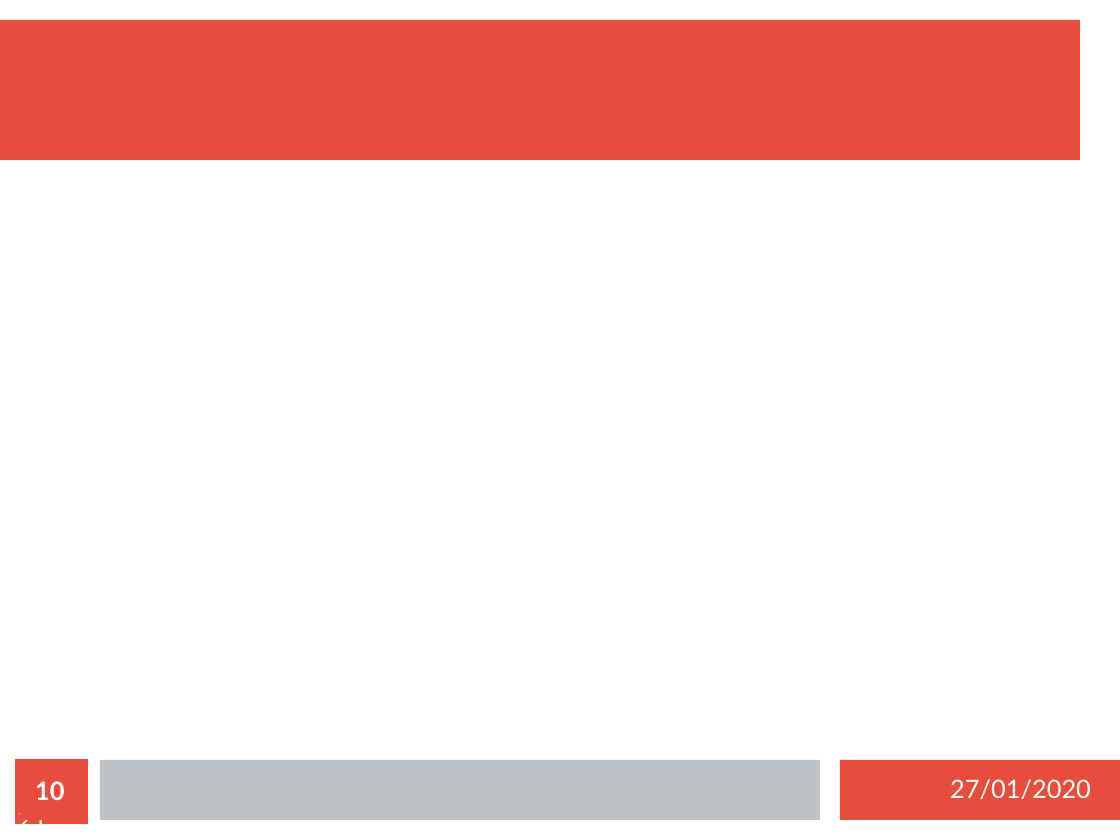
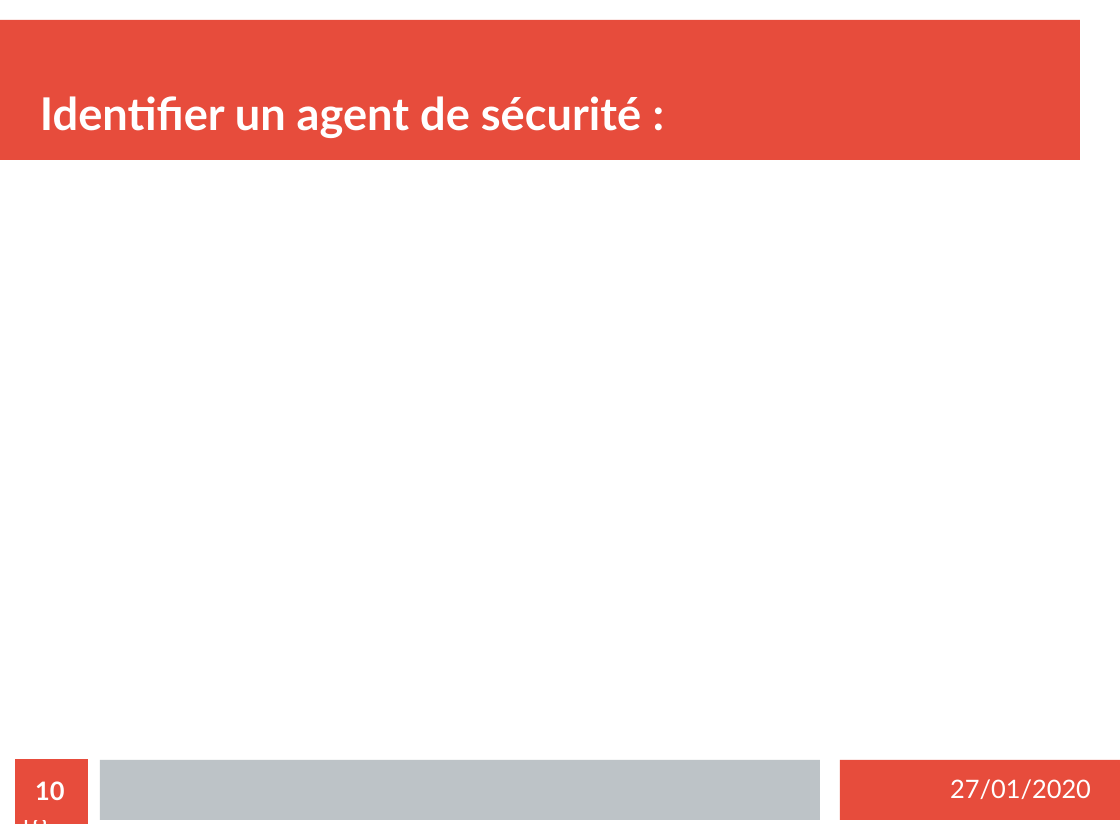
Before and after one commit to MezeretteBrice/Projet_Ronde, a slide deck: slide 10 of SOUTENANCE/Revue1/Revue1_HUREAU.odp. Drawn at 1120x840 pixels with LibreOffice and Linux fonts; fonts in the diff are those of the drawing. Boxes give left, top, right and bottom in pixels: in the first picture for what was removed or moved away, otherwise in the second. Text is boxed around its words. In the diff, an @@ line names an element or a change of style, - is before the commit and + after.

```diff
--- a/SOUTENANCE/Revue1/Revue1_HUREAU.odp
+++ b/SOUTENANCE/Revue1/Revue1_HUREAU.odp
@@ title added at (40, 96, 641, 138), 32 pt, text #FFFFFF, bold @@
+Identifier un agent de sécurité :
@@ page number at (18, 781, 64, 833): text changed @@
-10 / 21
+10 / 18
```
Also in this commit, not shown: 12 other slides changed, 3 slides removed, 1 other file.
